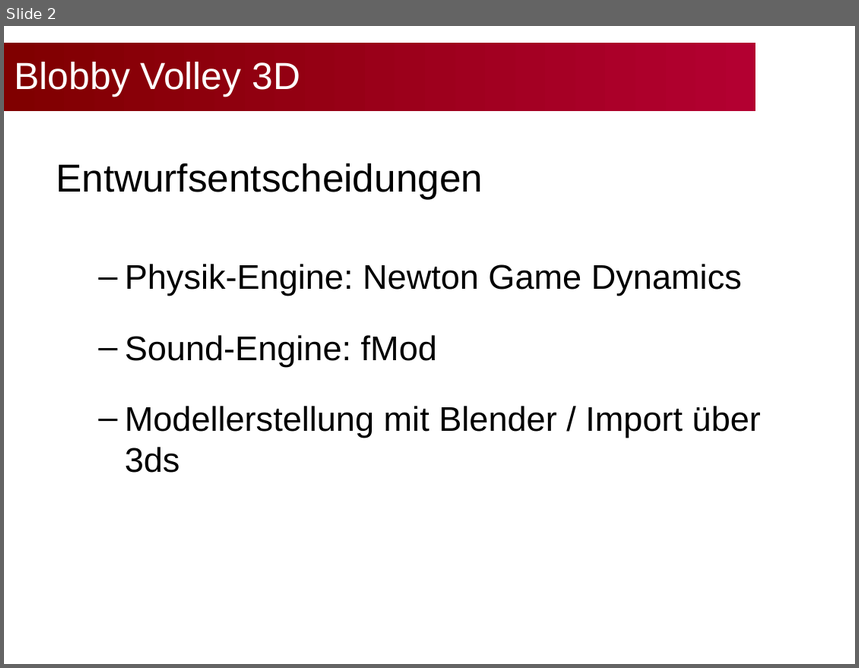
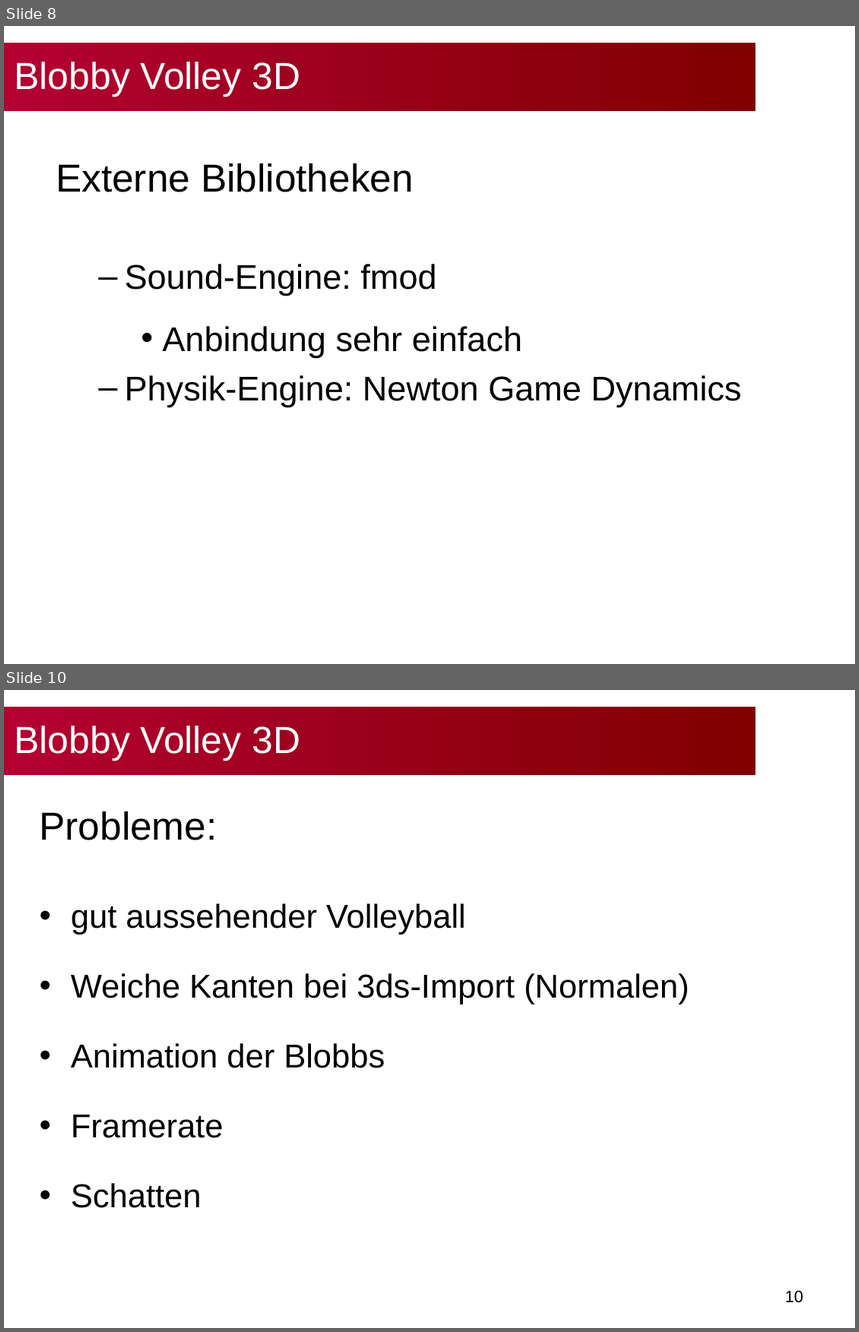
Before and after one commit to bwasty/blobby-volley-3d, a slide deck: Präsentationen/Slides-Abschlusspräsentation.ppt. Shown one above the other, each under a label of ours: slide 2 before the commit, slides 8 and 10 after it; the slides between them are not shown. The pictures are 859x668 and 859x1332 pixels, drawn with LibreOffice and Linux fonts; fonts in the diff are those of the drawing; background and template pictures are left out. Boxes give left, top, right and bottom in pixels: in the first picture for what was removed or moved away, otherwise in the second. Text is boxed around its words. In the diff, an @@ line names an element or a change of style, - is before the commit and + after.

```diff
--- a/Präsentationen/Slides-Abschlusspräsentation.ppt
+++ b/Präsentationen/Slides-Abschlusspräsentation.ppt
@@ slide 10 added at (4,690,855,1328), background #FFFFFF @@
@@ rectangle added at (4,707,756,775), fill gradient #800000 to #B30031, 32 pt, text #FFFFFF @@
+Blobby Volley 3D
@@ text added at (40,811,690,1208), 28 pt, text #000000 @@
+Probleme:
+• gut aussehender Volleyball
+• Weiche Kanten bei 3ds-Import (Normalen)
+• Animation der Blobbs
+• Framerate
+• Schatten
@@ page number added at (785,1290,804,1303), 14 pt, text #000000 @@
+10
@@ what was slide 2 is now slide 8 @@
@@ slide 8 changed as well @@
@@ rectangle "Blobby Volley 3D" at (4,43,756,111): fill gradient #B30031 to #800000 to gradient #800000 to #B30031 @@
@@ text at (56,163,522,358): text changed; size 33 to 29 pt @@
-Entwurfsentscheidungen
+Externe Bibliotheken
+  – Sound-Engine: fmod
+    • Anbindung sehr einfach
@@ text at (125,335,761,473): paragraphs removed @@
-  – Sound-Engine: fMod
-  – Modellerstellung mit Blender / Import über 3ds
```
Also in this commit, not shown: 7 other slides changed, 2 other slides added, 1 slide removed.
